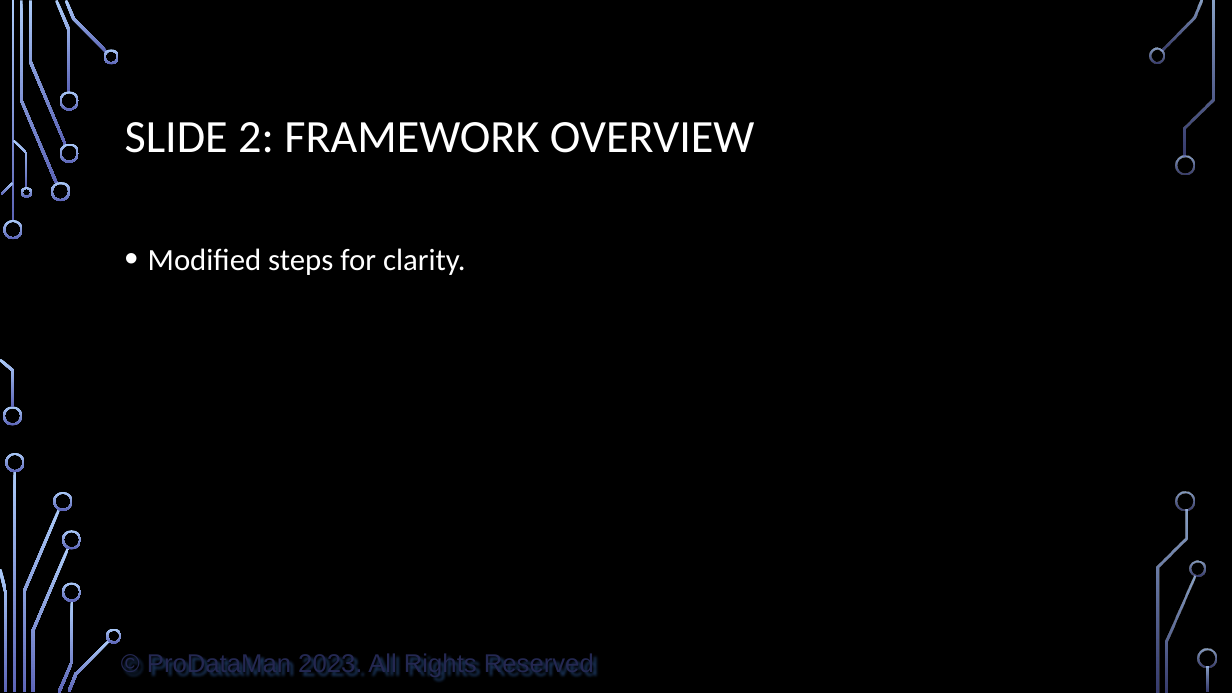
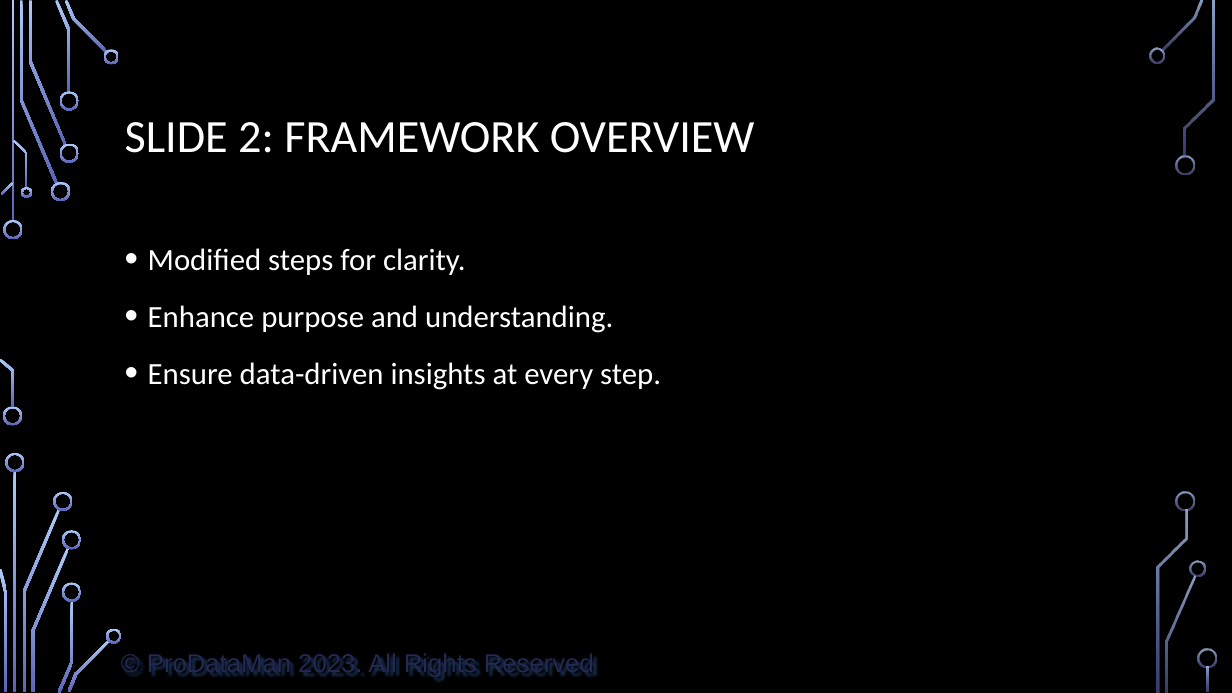
Before and after one commit to ProDataMan/Data-Literacy, a slide deck: slide 3 of Chapter09.pptx. Drawn at 1232x693 pixels with LibreOffice and Linux fonts; fonts in the diff are those of the drawing; background and template pictures are left out. Boxes give left, top, right and bottom in pixels: in the first picture for what was removed or moved away, otherwise in the second. Text is boxed around its words. In the diff, an @@ line names an element or a change of style, - is before the commit and + after.

```diff
--- a/Chapter09.pptx
+++ b/Chapter09.pptx
@@ text at [148,305,661,390]: paragraphs added @@
+• Enhance purpose and understanding.
+• Ensure data-driven insights at every step.
```
Also in this commit, not shown: 11 other slides changed, 1 other file.
